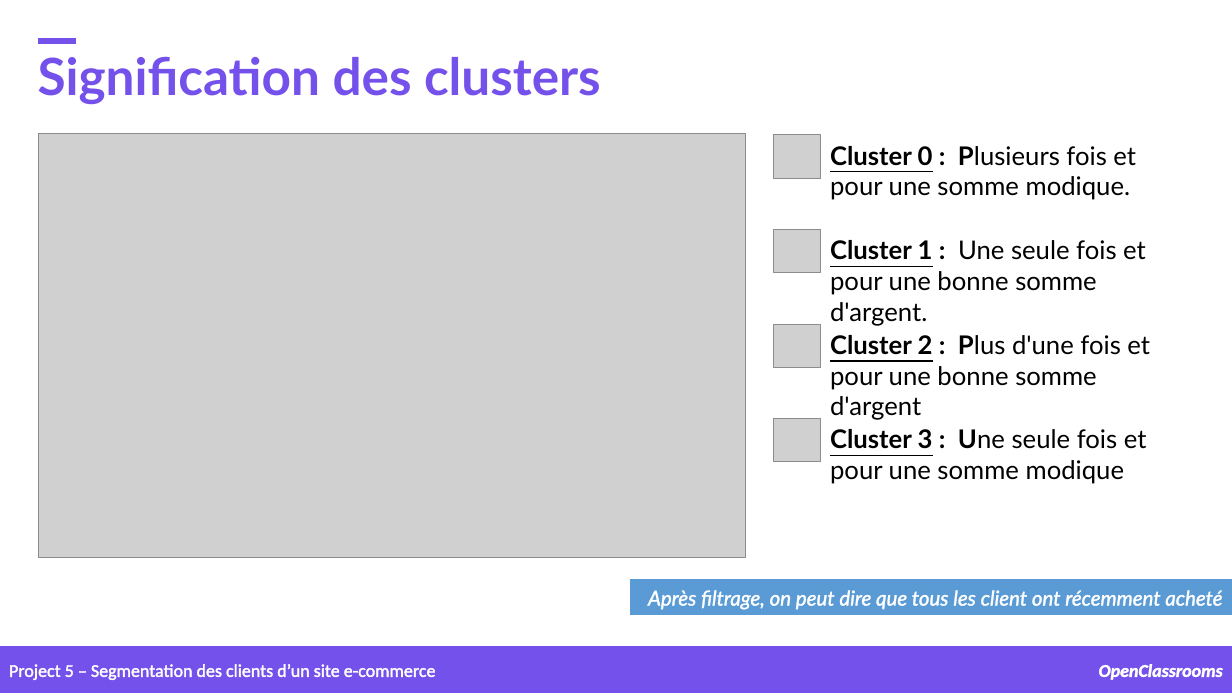
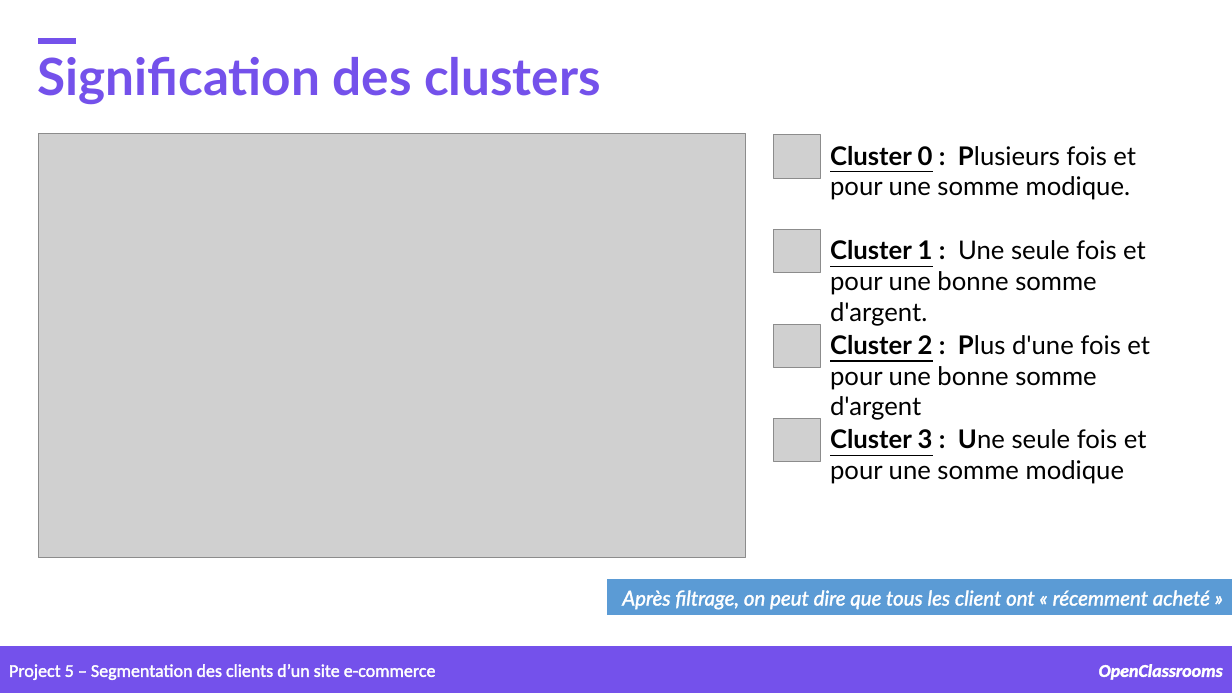
Before and after one commit to samirhinojosa/OC-P5-segment-customers-of-website, a slide deck: slide 32 of supports/P5_presentation v2.pptx. Drawn at 1232x693 pixels with LibreOffice and Linux fonts; fonts in the diff are those of the drawing; grey boxes stand for pictures; background and template pictures are left out. Boxes give left, top, right and bottom in pixels: in the first picture for what was removed or moved away, otherwise in the second. Text is boxed around its words. In the diff, an @@ line names an element or a change of style, - is before the commit and + after.

```diff
--- a/supports/P5_presentation v2.pptx
+++ b/supports/P5_presentation v2.pptx
@@ rectangle: place and size @@
-rectangle at [630,579,1232,615]
+rectangle at [607,579,1232,615]
@@ text at [622,590,1210,610]: text changed @@
-Après filtrage, on peut dire que tous les client ont récemment acheté
+Après filtrage, on peut dire que tous les client ont « récemment acheté »
```
Also in this commit, not shown: 5 other slides changed, 43 other files.
